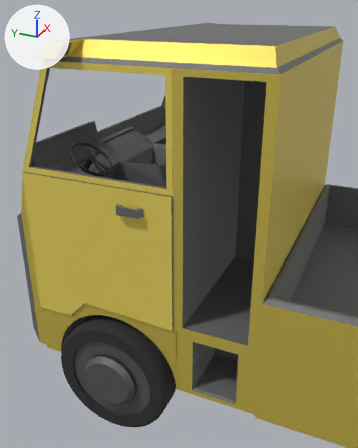
An edit to the Blender file assets_blender/_universe/vehicles/ground/mini_truck.blend, drawn before and after from the same camera.
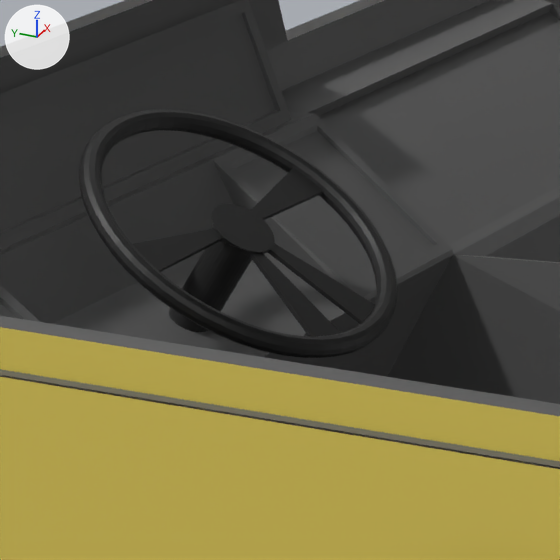
Each version is shown from a 50 mm camera at (-2.727, 0.564, 1.788) aimed at (-0.464, 1.582, 0.657), then close up on the part from 16% to 38% of the width and 28% to 45% of the height. The lights are fixed; the arrows at upper left show +X, +Y and +Z. The last two pictures show the newer version.

Objects in the first close-up: 'Carrosserie', 'Front_l_door', 'ScreenFront', 'ScreenR_Retro', 'Screen_Rear', 'Steering_wheel' and 1 more.
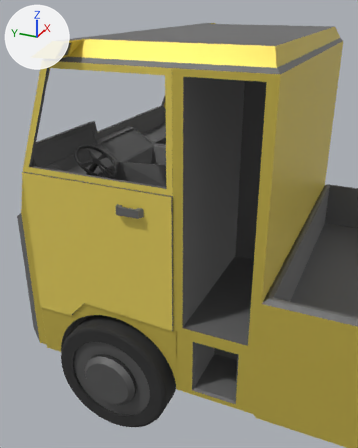
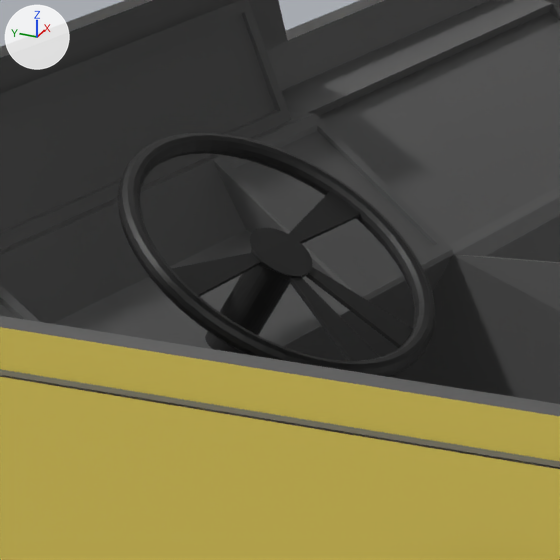
The edits, one by one:
me_cube_001 is used by ob_steering_wheel; location (-0.5294, 2.0432, 1.0262); rotation (0.611, 0.0, 0.0), in degrees (35, 0, 0).
me_cube_001 had 885 vertices, 817 faces, 21 loose edges and spanned x -0.124..0.132, y -0.122..0.134, z -0.155..-0.05.
me_cube_001 now has 885 vertices, 817 faces, 21 loose edges and spans x -0.128..0.128, y -0.128..0.128, z -0.097..0.008.
me_cube_001 part 1: the whole mesh is moved by (-0.004, -0.006, 0.058).
Object 'Steering_wheel' (ob_steering_wheel) moves from (-0.5294, 2.0432, 1.0262) to (-0.5258, 2.0497, 0.9679).

Changed parts and their boxes (x1, y1, x2, y2) in the close-ups (560 x 560 px):
'Steering_wheel', moved: before (79, 109, 398, 358); after (118, 133, 436, 377)
